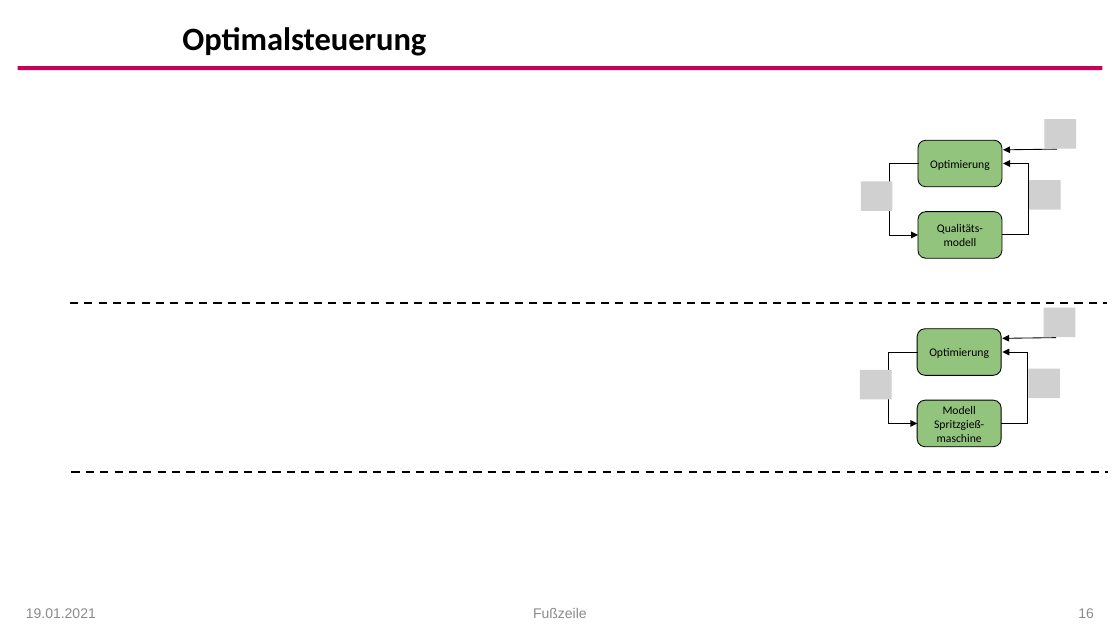
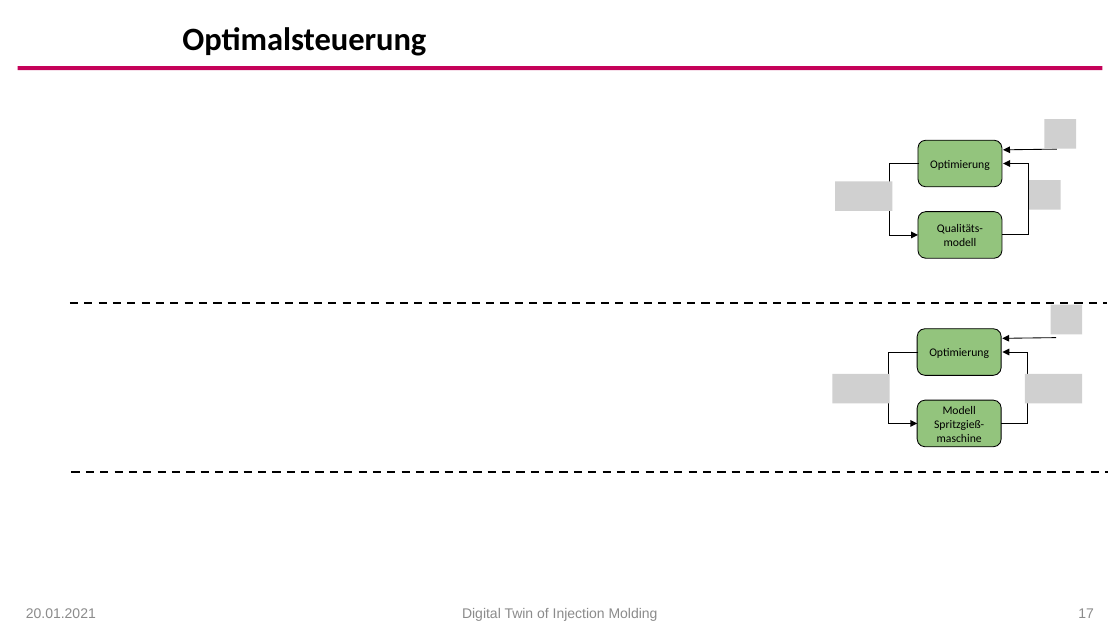
Before and after one commit to arehmer/DigitalTwinInjectionMoulding, a slide deck: slide 17 of Präsentationen/Kick-Off.pptx (slide 16 before the commit). Drawn at 1120x630 pixels with LibreOffice and Linux fonts; fonts in the diff are those of the drawing; grey boxes stand for pictures; background and template pictures are left out. Boxes give left, top, right and bottom in pixels: in the first picture for what was removed or moved away, otherwise in the second. Text is boxed around its words. In the diff, an @@ line names an element or a change of style, - is before the commit and + after.

```diff
--- a/Präsentationen/Kick-Off.pptx
+++ b/Präsentationen/Kick-Off.pptx
@@ picture: place and size @@
-picture at [861, 181, 893, 211]
+picture at [835, 181, 892, 211]
@@ picture: place and size @@
-picture at [1044, 308, 1075, 337]
+picture at [1051, 305, 1083, 334]
@@ picture added at [833, 374, 890, 403] @@
@@ picture removed at [860, 370, 892, 399] @@
@@ picture added at [1025, 374, 1082, 403] @@
@@ picture removed at [1028, 369, 1060, 398] @@
@@ text at [26, 608, 96, 618]: text changed @@
-19.01.2021
+20.01.2021
@@ text at [462, 608, 658, 621]: text changed @@
-Fußzeile
+Digital Twin of Injection Molding
@@ page number at [1078, 608, 1094, 618]: text changed @@
-16
+17
```
Also in this commit, not shown: 19 other slides changed, 3 slides added.
